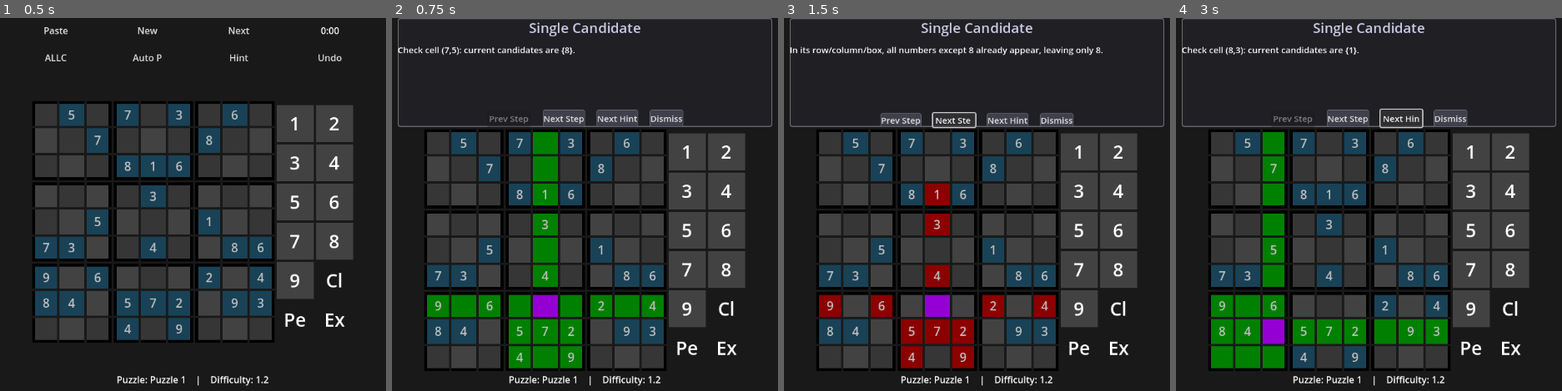
Above: before the commit, frames 1-4 (left to right).
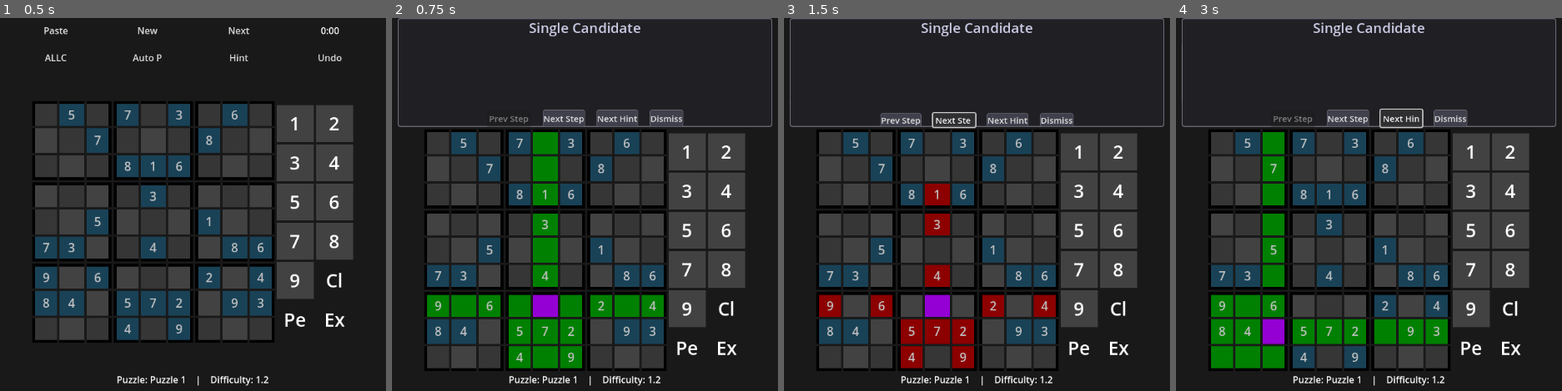
Above: after the commit, the same moments.

Repository: emmertex/nice_sudoku
Game: Godot game, scene res://game_screen.tscn
Same seed, same stepped clock (60 frames per second), same inputs: the game is played once before the commit and once after it.
Inputs:
- Up to frame 1 (0.5 s): no input
- Up to frame 2 (0.75 s): click "Hint" at 0.5 s
- Up to frame 3 (1.5 s): click "Next Step" at 1.25 s
- Up to frame 4 (3 s): click "Next Step" at 2 s; click "Next Hint" at 2.75 s

Frame 1 is identical in both runs. In frame 2, 0.4% of the frame differs, in the area x 1-48%, y 7-11%; in frame 3, 0.8%, in the area x 1-83%, y 7-11%; in frame 4, 0.4%.

Commit message:
Hint popup UX: add ScrollContainer and RichTextLabel to prevent text clipping; reset scroll on step; lints fixed

Diff:
--- a/hint_popup.gd
+++ b/hint_popup.gd
@@ -10,7 +10,7 @@
 var current_hint_index: int = 0
 
 @onready var title_label = $VBoxContainer/TitleLabel
-@onready var description_label = $VBoxContainer/DescriptionLabel
+@onready var description_label = $VBoxContainer/Scroll/DescriptionLabel
 @onready var next_button = $VBoxContainer/HBoxContainer/NextButton
 @onready var prev_button = $VBoxContainer/HBoxContainer/PrevButton
 @onready var next_hint_button = $VBoxContainer/HBoxContainer/NextHintButton
@@ -24,6 +24,8 @@
 
 func setup_ui(font_size: int):
 	description_label.add_theme_font_size_override("font_size", font_size)
+	description_label.scroll_active = true
+	description_label.autowrap_mode = TextServer.AUTOWRAP_WORD_SMART
 	next_button.add_theme_font_size_override("font_size", font_size)
 	prev_button.add_theme_font_size_override("font_size", font_size)
 	next_hint_button.add_theme_font_size_override("font_size", font_size)
@@ -55,6 +57,8 @@
 	var hint = hints[index]
 	title_label.text = hint.title
 	description_label.text = hint.get_active_description()
+	# Ensure scroll resets to top for each step/hint
+	description_label.scroll_to_line(0)
 	next_hint_button.disabled = (hints.size() <= 1)
 	prev_button.disabled = not hint.has_steps() or hint.get_active_step_index() <= 0
 	next_button.disabled = not hint.has_steps() or hint.get_active_step_index() >= (hint.steps.size() - 1)
--- a/hint_popup.tscn
+++ b/hint_popup.tscn
@@ -44,13 +44,18 @@
 horizontal_alignment = 1
 vertical_alignment = 1
 
-[node name="DescriptionLabel" type="Label" parent="VBoxContainer"]
+[node name="Scroll" type="ScrollContainer" parent="VBoxContainer"]
 layout_mode = 2
 size_flags_vertical = 3
-theme_override_font_sizes/font_size = 18
+follow_focus = true
+
+[node name="DescriptionLabel" type="RichTextLabel" parent="VBoxContainer/Scroll"]
+layout_mode = 2
+size_flags_vertical = 3
+bbcode_enabled = false
+fit_content_height = true
+autowrap_mode = 3
 text = "This is a detailed description of the hint, explaining the logic behind the technique and why the elimination is possible."
-autowrap_mode = 3
-justification_flags = 162
 
 [node name="HBoxContainer" type="HBoxContainer" parent="VBoxContainer"]
 layout_mode = 2
